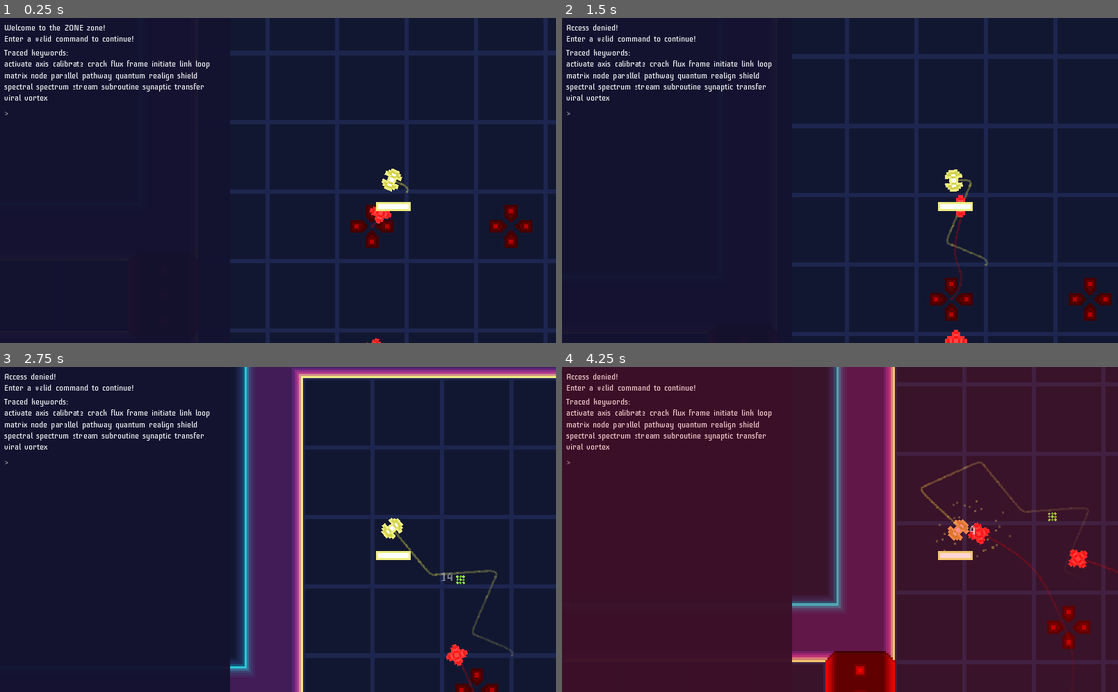
Above: before the commit, frames 1-4 (two rows, left to right).
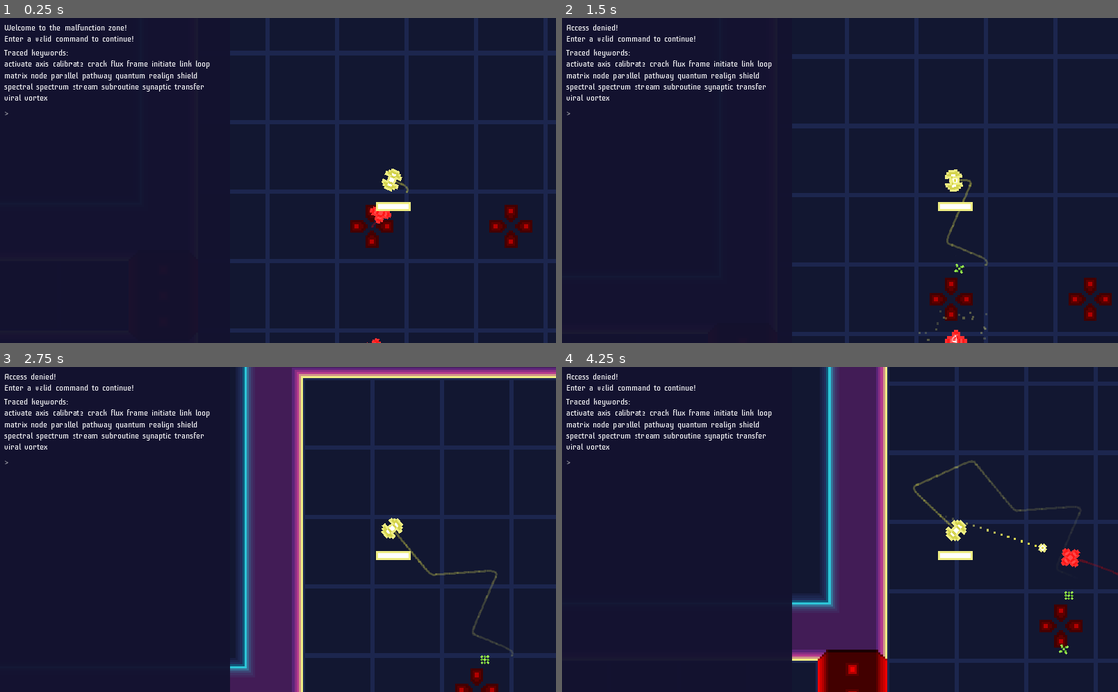
Above: after the commit, the same moments.

Repository: kosinaz/loop-breakerz
Game: Godot game, scene res://map.tscn
Same seed, same stepped clock (60 frames per second), same inputs: the game is played once before the commit and once after it.
Inputs (mouse positions are in pixels of both pictures, inside the frame that each line leads up to):
- Up to frame 1 (0.25 s): no input
- Up to frame 2 (1.5 s): tap Enter at 0.5 s; move the mouse to (962, 164) at 0.52 s; tap 0 at 0.6, 1.35 s; move the mouse to (728, 196) at 1.27 s
- Up to frame 3 (2.75 s): move the mouse to (333, 458) at 2.02 s; tap 0 at 2.1 s
- Up to frame 4 (4.25 s): move the mouse to (812, 594) at 2.77 s; tap 0 at 2.85, 3.6 s; move the mouse to (1006, 578) at 3.52 s

The runs differ from the first frame. In frame 1, 0.1% of the frame differs, in the area x 11-23%, y 1-4%; in frame 2, 0.3%; in frame 3, 0.3%; in frame 4, 99%, in the area x 0-100%, y 0-100%.

Commit message:
add upgrade references

Diff:
--- a/Loop Breakerz/breaker-panel.gd
+++ b/Loop Breakerz/breaker-panel.gd
@@ -9,12 +9,12 @@
 var maintenance_commands = ["deploy", "queued", "entity", "at", "unlock", "zone", "gateway"]
 var coords = ["alpha", "beta", "gamma", "delta", "epsilon", "zeta", "eta", "theta", "iota", "kappa", "lambda", "mu", "nu", "xi", "omicron", "pi", "rho", "sigma", "tau", "upsilon", "phi", "chi", "psi", "omega"]
 var responses = [
-	"Welcome to the ZONE zone!\nEnter a valid command to continue!",
+	"Welcome to the UPGRADE zone!\nEnter a valid command to continue!",
 	"Access denied!\nEnter a valid command to continue!",
 	"Access granted!\nEnter a valid zone maintenance command!",
 	"Invalid command!\nEnter a valid zone maintenance command!",
 	"UPGRADE is deployed at POSITION!\nEnter a valid zone maintenance command!",
-	"ZONE gateway is unlocked at POSITION!\nEnter a valid zone maintenance command!",
+	"UPGRADE gateway is unlocked at POSITION!\nEnter a valid zone maintenance command!",
 ]
 enum STATES {
 	WELCOME,
@@ -33,6 +33,7 @@
 var zones = []
 var spawners = []
 var factory = Vector2()
+var upgrade = ""
 onready var response_label = $"%Response"
 onready var keywords_label = $"%Keywords"
 onready var guesses_container = $"%Guesses"
@@ -41,13 +42,15 @@
 
 func _ready():
 	randomize()
+
+func init():
 	state = STATES.WELCOME
-	response_label.text = responses[state]
+	response_label.text = responses[state].replace("UPGRADE", upgrade)
 	generate()
 
 func generate():
 	for zone in zones:
-		print(zone.room_position)
+		print("door: ", zone.door.room_position)
 	keywords = []
 	revealed = -1
 	access_command = ""
@@ -61,10 +64,10 @@
 	if state == STATES.GRANTED:
 		keywords += maintenance_commands
 		for zone in zones:
-			if not keywords.has(coords[zone.room_position.x]):
-				keywords.append(coords[zone.room_position.x])
-			if not keywords.has(str(zone.room_position.y)):
-				keywords.append(str(zone.room_position.y))
+			if not keywords.has(coords[zone.door.room_position.x]):
+				keywords.append(coords[zone.door.room_position.x])
+			if not keywords.has(str(zone.door.room_position.y)):
+				keywords.append(str(zone.door.room_position.y))
 		for spawner in spawners:
 			if not keywords.has(coords[spawner.room_position.x]):
 				keywords.append(coords[spawner.room_position.x])
@@ -129,11 +132,11 @@
 	if command.begins_with("unlock zone gateway at"):
 		var pos = Vector2(coords.find(words[4]), int(words[5]))
 		for zone in zones:
-			if zone.room_position == pos:
-				zone.unlock()
+			if zone.door.room_position == pos:
+				zone.door.unlock()
 				state = STATES.UNLOCKED
 				command_label.text = ""
-				response_label.text = responses[state]
+				response_label.text = responses[state].replace("UPGRADE", zone.upgrade).replace("POSITION", words[4] + words[5])
 				return
 	state = STATES.INVALID
 	command_label.text = ""
@@ -153,11 +156,11 @@
 	if not (state == STATES.WELCOME or state == STATES.DENIED):
 		if guesses_container.get_child_count() == 0:
 			var guess = command_label.duplicate()
-			guess.bbcode_text = "[color=#00ff00]deploy queued entity at[/color] [color=red][s]alpha 1[/s][/color] "
+			guess.bbcode_text = "[color=#00ff00]deploy queued entity at[/color] [color=red][s]bravo 99[/s][/color] "
 			guesses_container.add_child(guess)
 		elif guesses_container.get_child_count() == 1:
 			var guess = command_label.duplicate()
-			guess.bbcode_text = "[color=#00ff00]unlock zone gateway at[/color] [color=red][s]alpha 1[/s][/color] "
+			guess.bbcode_text = "[color=#00ff00]unlock zone gateway at[/color] [color=red][s]bravo 99[/s][/color] "
 			guesses_container.add_child(guess)
 		return
 	if guesses_container.get_child_count() <= revealed + 1:
--- a/Loop Breakerz/looper.tscn
+++ b/Loop Breakerz/looper.tscn
@@ -65,7 +65,7 @@
 texture = ExtResource( 1 )
 
 [node name="AttackTimer" type="Timer" parent="."]
-wait_time = 2.0
+wait_time = 0.5
 autostart = true
 
 [node name="DamageTimer" type="Timer" parent="."]
--- a/Loop Breakerz/map.gd
+++ b/Loop Breakerz/map.gd
@@ -14,6 +14,7 @@
 var current_zone_position = Vector2()
 var zone = null
 var current_room = null
+var upgrades = ["malfunction", "bug", "crash", "issue", "glitch", "regression", "outage"]
 onready var tilemap = $TileMap
 onready var tilemap2 = $TileMap2
 onready var player = $Looper
@@ -39,7 +40,9 @@
 		var rect = Rect2(tilemap.map_to_world(room.position), tilemap.map_to_world(room.size))
 		if rect.has_point(player.position):
 			current_room = room
-			panel.zones = room.doors
+			panel.zones = room.neighbors
+			panel.upgrade = room.upgrade
+			panel.init()
 
 func generate_room(zone_position: Vector2):
 	# Randomly offset the room_position
@@ -65,13 +68,18 @@
 	for spawner in spawners:
 		tilemap2.set_cellv(room_position + spawner, 1)
 
-	# Return the room's bounds for corridor placement
+	var upgrade = upgrades.pop_front()
+	upgrades.shuffle()
+	upgrades.append(upgrade)
+
 	zones[zone_position] = {
 		"position": room_position,
 		"size": size,
 		"enemies": 0,
 		"spawners": spawners,
-		"doors": [],
+		"upgrade": upgrade,
+		"door": null,
+		"neighbors": [],
 	}
 
 func add_neighbors(zone_position: Vector2):
@@ -174,9 +182,10 @@
 	door.room_position = tilemap.world_to_map(door.position) - room_b_position if switched else room_a_position
 	door.get_node("Sprite").rotation_degrees = 0 if rotated else 90
 	door.to_zone = zone_b_position
+	zones[zone_b_position].door = door
+	zones[zone_a_position].neighbors.append(zones[zone_b_position])
 	key += 1
 	add_child(door)
-	zones[zone_a_position].doors.append(door)
 	tilemap.update_bitmask_region(zone_a_position * zone_size, zone_a_position * zone_size + zone_size)
 	tilemap.update_bitmask_region(zone_b_position * zone_size, zone_b_position * zone_size + zone_size)
 
@@ -193,10 +202,14 @@
 		return
 	if get_enemies_in_room(zones[current_zone_position]).size() > 25:
 		return
+	var room = zones[current_zone_position]
+	var rect = Rect2(tilemap.map_to_world(room.position), tilemap.map_to_world(room.size))
+	if not rect.has_point(player.position):
+		return
 	zones[current_zone_position].enemies += 1
 	var room_position = zones[current_zone_position].position
 	var spawner = zones[current_zone_position].spawners.pop_front()
-	zones[current_zone_position].spawners.push_back(spawner)
+	zones[current_zone_position].spawners.append(spawner)
 	var enemy = scene.instance()
 	enemy.position = tilemap.map_to_world(room_position + spawner) + Vector2(16, 16)
 	add_child(enemy)
